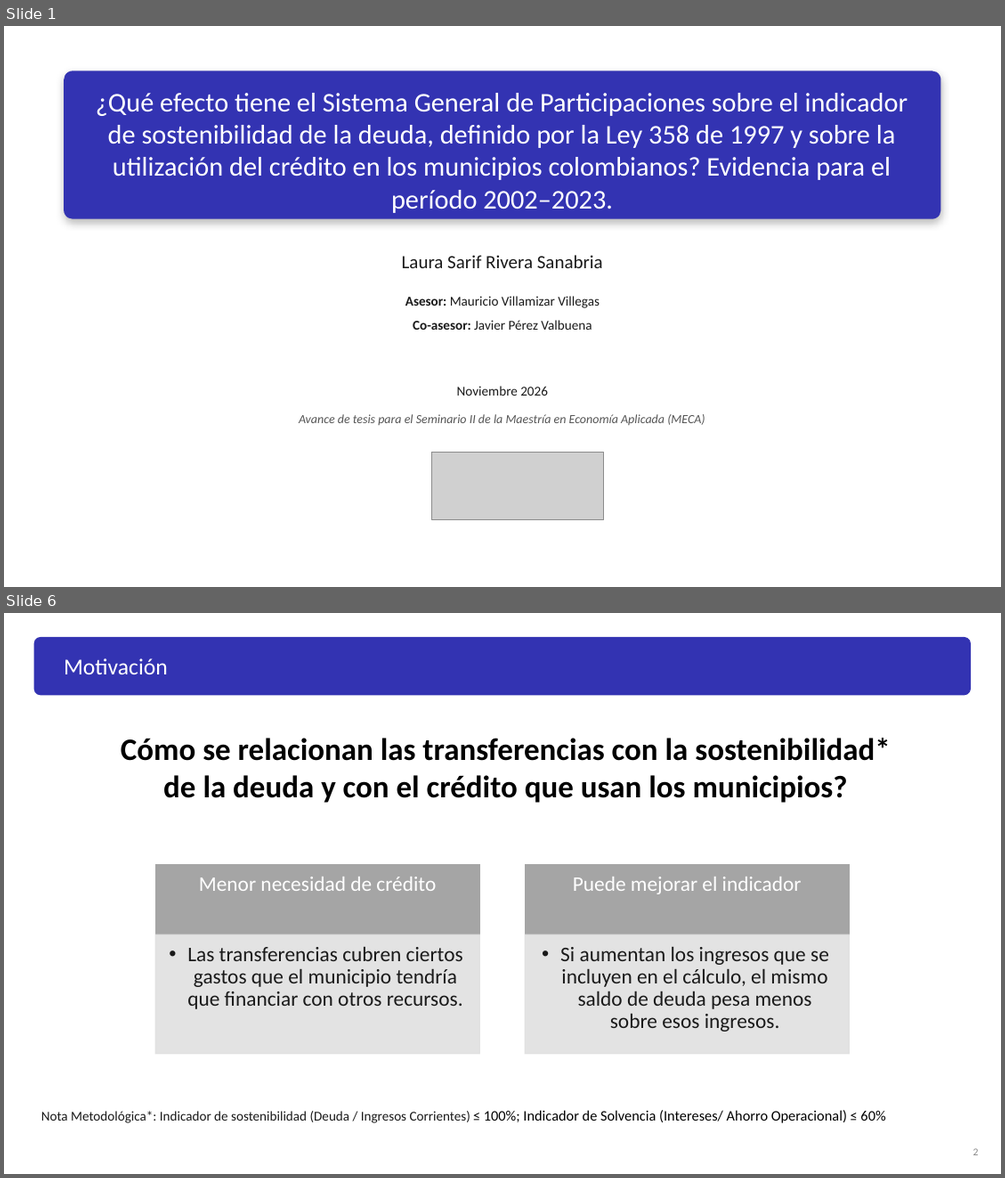
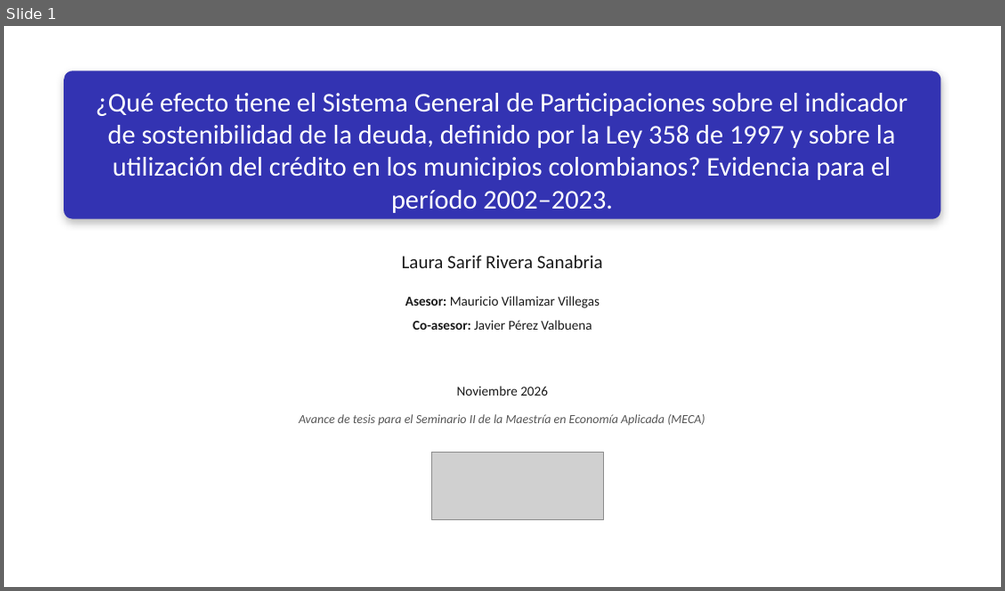
Before and after one commit to Laurarivera34/TESIS_MECA, a slide deck: docs/slides/asesores/Presentación_LauraRivera.pptx. Shown one above the other, each under a label of ours: slides 1 and 6 before the commit, slide 1 after it; the slides between them are not shown. The pictures are 1005x1178 and 1005x591 pixels, drawn with LibreOffice and Linux fonts; fonts in the diff are those of the drawing; grey boxes stand for pictures. Boxes give left, top, right and bottom in pixels: in the first picture for what was removed or moved away, otherwise in the second. Text is boxed around its words. In the diff, an @@ line names an element or a change of style, - is before the commit and + after.

```diff
--- a/docs/slides/asesores/Presentación_LauraRivera.pptx
+++ b/docs/slides/asesores/Presentación_LauraRivera.pptx
@@ slide 6 removed at bbox=[4, 613, 1001, 1174], background #FFFFFF @@
@@ rounded rectangle removed at bbox=[34, 637, 971, 695] @@
@@ text removed at bbox=[64, 658, 168, 674] @@
-Motivación
@@ text removed at bbox=[121, 738, 890, 803] @@
-Cómo se relacionan las transferencias con la sostenibilidad*
-de la deuda y con el crédito que usan los municipios?
@@ group removed at bbox=[156, 864, 849, 1054]: 4 rectangles, 4 texts @@
-Menor necesidad de crédito
-  • Las transferencias cubren ciertos gastos que el municipio tendría que financiar con otros recursos.
-Puede mejorar el indicador
-  • Si aumentan los ingresos que se incluyen en el cálculo, el mismo saldo de deuda pesa menos sobre esos ingresos.
@@ text removed at bbox=[41, 1110, 885, 1123] @@
-Nota Metodológica*: Indicador de sostenibilidad (Deuda / Ingresos Corrientes) ≤ 100%; Indicador de Solvencia (Intereses/ Ahorro Operacional) ≤ 60%
@@ text removed at bbox=[973, 1148, 979, 1155] @@
-2
```
Also in this commit, not shown: 12 slides changed, 17 slides added, 16 other slides removed, 7 other files.
